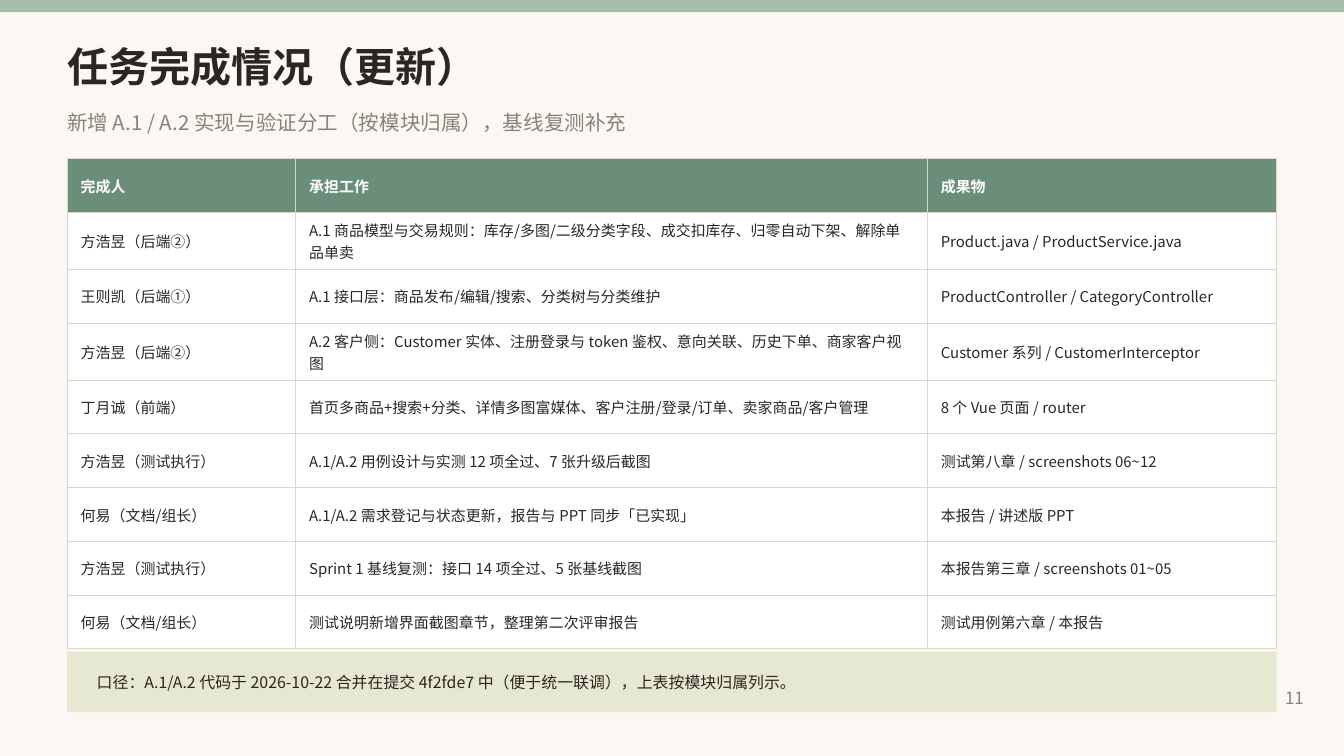
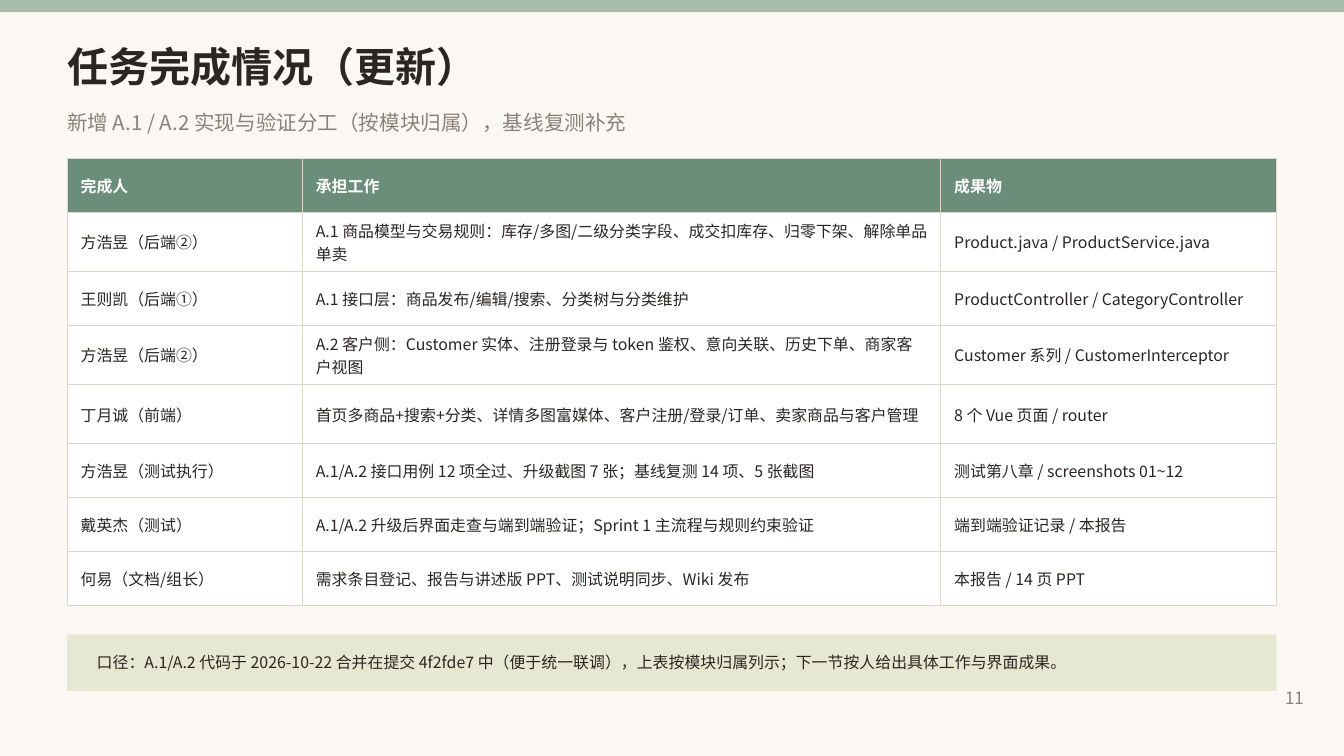
Before and after one commit to kaskk345/pingxixi-online-shoppingplatform, a slide deck: slide 11 of docs/media/第二周_第二次评审_讲述版.pptx. Drawn at 1344x756 pixels with LibreOffice and Linux fonts; fonts in the diff are those of the drawing. Boxes give left, top, right and bottom in pixels: in the first picture for what was removed or moved away, otherwise in the second. Text is boxed around its words. In the diff, an @@ line names an element or a change of style, - is before the commit and + after.

Commit message:
docs(评审): 讲述版PPT新增分工到人页（每人具体工作+界面成果）共14页并同步报告与测试分工

```diff
--- a/docs/media/第二周_第二次评审_讲述版.pptx
+++ b/docs/media/第二周_第二次评审_讲述版.pptx
@@ table at [67,159,1277,592] @@
-row 2, column 2: A.1 商品模型与交易规则：库存/多图/二级分类字段、成交扣库存、归零自动下架、解除单品单卖
+row 2, column 2: A.1 商品模型与交易规则：库存/多图/二级分类字段、成交扣库存、归零下架、解除单品单卖
-row 5: 丁月诚（前端） | 首页多商品+搜索+分类、详情多图富媒体、客户注册/登录/订单、卖家商品/客户管理 | 8 个 Vue 页面 / router
-row 6: 方浩昱（测试执行） | A.1/A.2 用例设计与实测 12 项全过、7 张升级后截图 | 测试第八章 / screenshots 06~12
-row 7: 何易（文档/组长） | A.1/A.2 需求登记与状态更新，报告与 PPT 同步「已实现」 | 本报告 / 讲述版 PPT
-row 8: 方浩昱（测试执行） | Sprint 1 基线复测：接口 14 项全过、5 张基线截图 | 本报告第三章 / screenshots 01~05
-row 9: 何易（文档/组长） | 测试说明新增界面截图章节，整理第二次评审报告 | 测试用例第六章 / 本报告
+row 5: 丁月诚（前端） | 首页多商品+搜索+分类、详情多图富媒体、客户注册/登录/订单、卖家商品与客户管理 | 8 个 Vue 页面 / router
+row 6: 方浩昱（测试执行） | A.1/A.2 接口用例 12 项全过、升级截图 7 张；基线复测 14 项、5 张截图 | 测试第八章 / screenshots 01~12
+row 7: 戴英杰（测试） | A.1/A.2 升级后界面走查与端到端验证；Sprint 1 主流程与规则约束验证 | 端到端验证记录 / 本报告
+row 8: 何易（文档/组长） | 需求条目登记、报告与讲述版 PPT、测试说明同步、Wiki 发布 | 本报告 / 14 页 PPT
@@ rectangle: place and size @@
-rectangle at [67,652,1277,712]
+rectangle at [67,634,1277,691]
@@ text at [97,654,1066,671]: text changed @@
-口径：A.1/A.2 代码于 2026-10-22 合并在提交 4f2fde7 中（便于统一联调），上表按模块归属列示。
+口径：A.1/A.2 代码于 2026-10-22 合并在提交 4f2fde7 中（便于统一联调），上表按模块归属列示；下一节按人给出具体工作与界面成果。
```
Also in this commit, not shown: 1 other slide changed, 1 slide added, 8 other files.
